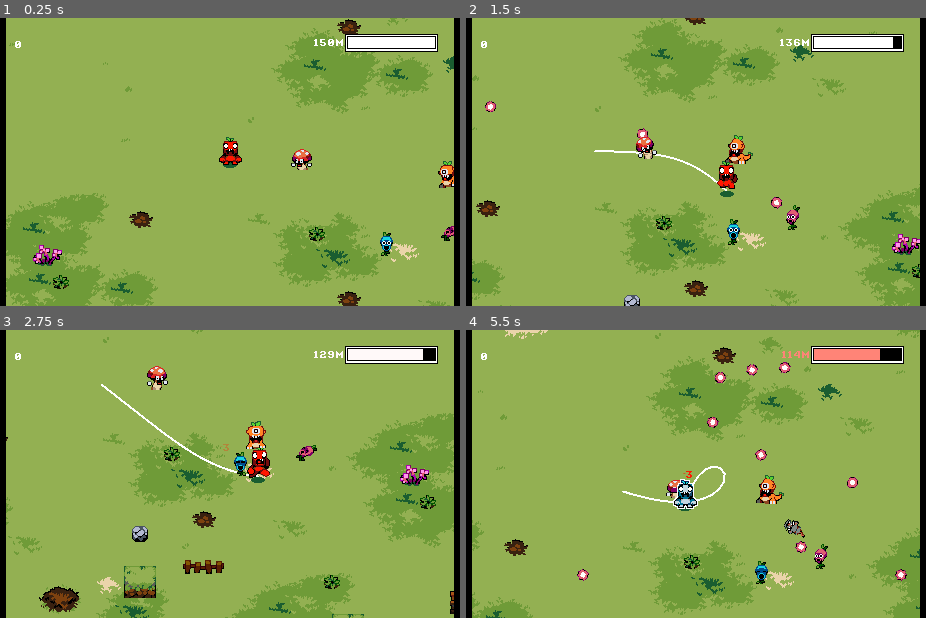
Above: before the commit, frames 1-4 (two rows, left to right).
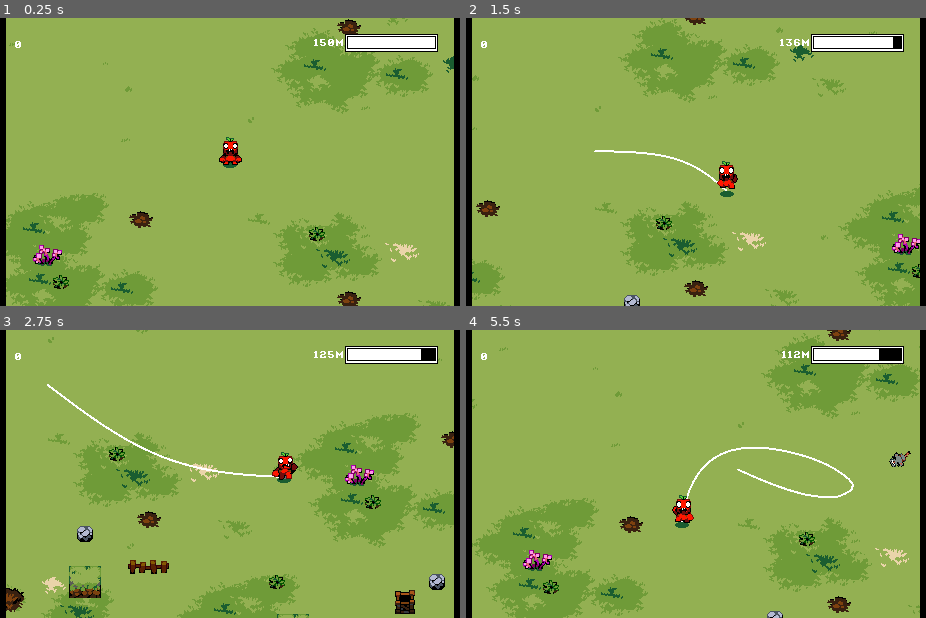
Above: after the commit, the same moments.

Repository: elementary-luke/GMTK2025
Game: Godot game, scene res://scenes/main.tscn
The game is run twice, just before and just after one commit, with the same random seed, the same clock (stepped at 60 frames per second) and the same inputs. This scene is started directly instead of the project's main scene.
Inputs:
- Up to frame 1 (0.25 s): no input
- Up to frame 2 (1.5 s): hold Right (right) 0.53-1.28 s; tap Space (main_action) at 0.6, 1.35 s; hold Down (down) from 1.28 s (still down)
- Up to frame 3 (2.75 s): release Down (down) at 2.03 s; hold Right (right) from 2.03 s (still down); tap Space (main_action) at 2.1 s
- Up to frame 4 (5.5 s): release Right (right) at 2.78 s; hold Up (up) 2.78-3.53 s; tap Space (main_action) every 0.75 s from 2.85 to 5.1 s; hold Left (left) 3.53-5.03 s; hold Down (down) from 5.03 s (still down)

The runs differ from the first frame. In frame 1, 0.7% of the frame differs, in the area x 63-99%, y 45-83%; in frame 2, 1.1%; in frame 3, 24%; in frame 4, 29%, in the area x 1-99%, y 0-100%.

Commit message:
different mice added

Diff:
--- a/scenes/enemies/scissor.tscn
+++ b/scenes/enemies/scissor.tscn
@@ -1,144 +1,11 @@
-[gd_scene load_steps=36 format=3 uid="uid://d1ruqbij17k4j"]
+[gd_scene load_steps=17 format=3 uid="uid://d1ruqbij17k4j"]
 
 [ext_resource type="Script" uid="uid://ccow0ccnycu0g" path="res://scripts/scissor.gd" id="1_j3cs6"]
-[ext_resource type="Texture2D" uid="uid://0q1t131w76bw" path="res://sprites/Enemies/MouseSnipper/mouse_snipper_spritesheet.png" id="2_j3cs6"]
-[ext_resource type="Texture2D" uid="uid://c8p3p38pxbeuf" path="res://sprites/Enemies/MouseSnipper/mouse_death.png" id="2_nwjt2"]
+[ext_resource type="SpriteFrames" uid="uid://b14uggvo1r3wl" path="res://spriteframe/default_scissor_sprite_frames.tres" id="2_3h4ne"]
 [ext_resource type="Texture2D" uid="uid://f1puc7k26vb0" path="res://sprites/Enemies/MouseSnipper/reload_bar.png" id="3_sx31p"]
 
 [sub_resource type="RectangleShape2D" id="RectangleShape2D_sugp2"]
 size = Vector2(8.33333, 20.6667)
-
-[sub_resource type="AtlasTexture" id="AtlasTexture_27fx8"]
-atlas = ExtResource("2_nwjt2")
-region = Rect2(0, 0, 32, 48)
-
-[sub_resource type="AtlasTexture" id="AtlasTexture_h4kg6"]
-atlas = ExtResource("2_nwjt2")
-region = Rect2(32, 0, 32, 48)
-
-[sub_resource type="AtlasTexture" id="AtlasTexture_b0ycr"]
-atlas = ExtResource("2_nwjt2")
-region = Rect2(64, 0, 32, 48)
-
-[sub_resource type="AtlasTexture" id="AtlasTexture_hbxjd"]
-atlas = ExtResource("2_nwjt2")
-region = Rect2(96, 0, 32, 48)
-
-[sub_resource type="AtlasTexture" id="AtlasTexture_1b7mr"]
-atlas = ExtResource("2_nwjt2")
-region = Rect2(128, 0, 32, 48)
-
-[sub_resource type="AtlasTexture" id="AtlasTexture_2nh3y"]
-atlas = ExtResource("2_nwjt2")
-region = Rect2(160, 0, 32, 48)
-
-[sub_resource type="AtlasTexture" id="AtlasTexture_fl5g8"]
-atlas = ExtResource("2_nwjt2")
-region = Rect2(192, 0, 32, 48)
-
-[sub_resource type="AtlasTexture" id="AtlasTexture_srmm6"]
-atlas = ExtResource("2_nwjt2")
-region = Rect2(224, 0, 32, 48)
-
-[sub_resource type="AtlasTexture" id="AtlasTexture_31bpc"]
-atlas = ExtResource("2_nwjt2")
-region = Rect2(256, 0, 32, 48)
-
-[sub_resource type="AtlasTexture" id="AtlasTexture_sx31p"]
-atlas = ExtResource("2_j3cs6")
-region = Rect2(0, 0, 32, 32)
-
-[sub_resource type="AtlasTexture" id="AtlasTexture_x0jpi"]
-atlas = ExtResource("2_j3cs6")
-region = Rect2(32, 0, 32, 32)
-
-[sub_resource type="AtlasTexture" id="AtlasTexture_eukon"]
-atlas = ExtResource("2_j3cs6")
-region = Rect2(64, 0, 32, 32)
-
-[sub_resource type="AtlasTexture" id="AtlasTexture_rojms"]
-atlas = ExtResource("2_j3cs6")
-region = Rect2(96, 0, 32, 32)
-
-[sub_resource type="AtlasTexture" id="AtlasTexture_dk81t"]
-atlas = ExtResource("2_j3cs6")
-region = Rect2(128, 0, 32, 32)
-
-[sub_resource type="AtlasTexture" id="AtlasTexture_gc7k3"]
-atlas = ExtResource("2_j3cs6")
-region = Rect2(160, 0, 32, 32)
-
-[sub_resource type="AtlasTexture" id="AtlasTexture_30sjv"]
-atlas = ExtResource("2_j3cs6")
-region = Rect2(192, 0, 32, 32)
-
-[sub_resource type="AtlasTexture" id="AtlasTexture_tr4gj"]
-atlas = ExtResource("2_j3cs6")
-region = Rect2(224, 0, 32, 32)
-
-[sub_resource type="SpriteFrames" id="SpriteFrames_sydhx"]
-animations = [{
-"frames": [{
-"duration": 1.0,
-"texture": SubResource("AtlasTexture_27fx8")
-}, {
-"duration": 1.0,
-"texture": SubResource("AtlasTexture_h4kg6")
-}, {
-"duration": 1.0,
-"texture": SubResource("AtlasTexture_b0ycr")
-}, {
-"duration": 1.0,
-"texture": SubResource("AtlasTexture_hbxjd")
-}, {
-"duration": 1.0,
-"texture": SubResource("AtlasTexture_1b7mr")
-}, {
-"duration": 1.0,
-"texture": SubResource("AtlasTexture_2nh3y")
-}, {
-"duration": 1.0,
-"texture": SubResource("AtlasTexture_fl5g8")
-}, {
-"duration": 1.0,
-"texture": SubResource("AtlasTexture_srmm6")
-}, {
-"duration": 1.0,
-"texture": SubResource("AtlasTexture_31bpc")
-}],
-"loop": false,
-"name": &"death",
-"speed": 10.0
-}, {
-"frames": [{
-"duration": 1.0,
-"texture": SubResource("AtlasTexture_sx31p")
-}, {
-"duration": 1.0,
-"texture": SubResource("AtlasTexture_x0jpi")
-}, {
-"duration": 1.0,
-"texture": SubResource("AtlasTexture_eukon")
-}, {
-"duration": 1.0,
-"texture": SubResource("AtlasTexture_rojms")
-}, {
-"duration": 1.0,
-"texture": SubResource("AtlasTexture_dk81t")
-}, {
-"duration": 1.0,
-"texture": SubResource("AtlasTexture_gc7k3")
-}, {
-"duration": 1.0,
-"texture": SubResource("AtlasTexture_30sjv")
-}, {
-"duration": 1.0,
-"texture": SubResource("AtlasTexture_tr4gj")
-}],
-"loop": true,
-"name": &"default",
-"speed": 10.0
-}]
 
 [sub_resource type="AtlasTexture" id="AtlasTexture_sydhx"]
 atlas = ExtResource("3_sx31p")
@@ -247,8 +114,7 @@
 
 [node name="Sprite2D" type="AnimatedSprite2D" parent="."]
 position = Vector2(-7.86806e-07, -9)
-sprite_frames = SubResource("SpriteFrames_sydhx")
-autoplay = "default"
+sprite_frames = ExtResource("2_3h4ne")
 
 [node name="ProgressBar" type="AnimatedSprite2D" parent="."]
 position = Vector2(8, 6)
--- a/scenes/gain_label.tscn
+++ b/scenes/gain_label.tscn
@@ -26,6 +26,20 @@
 "handle_modes": PackedInt32Array(0, 0, 0),
 "points": PackedFloat32Array(1, -0.25, 0, 0.25, 0, 1, -0.25, 0, 0.25, 0, 0, -0.25, 0, 0.25, 0),
 "times": PackedFloat32Array(0, 0.5, 0.75)
+}
+tracks/2/type = "method"
+tracks/2/imported = false
+tracks/2/enabled = true
+tracks/2/path = NodePath(".")
+tracks/2/interp = 1
+tracks/2/loop_wrap = true
+tracks/2/keys = {
+"times": PackedFloat32Array(0.7659),
+"transitions": PackedFloat32Array(1),
+"values": [{
+"args": [],
+"method": &"queue_free"
+}]
 }
 
 [sub_resource type="Animation" id="Animation_k0ctd"]
--- a/scenes/hit_label.tscn
+++ b/scenes/hit_label.tscn
@@ -24,6 +24,20 @@
 tracks/1/interp = 1
 tracks/1/loop_wrap = true
 tracks/1/keys = {
+"times": PackedFloat32Array(0.75),
+"transitions": PackedFloat32Array(1),
+"values": [{
+"args": [],
+"method": &"queue_free"
+}]
+}
+tracks/2/type = "method"
+tracks/2/imported = false
+tracks/2/enabled = true
+tracks/2/path = NodePath(".")
+tracks/2/interp = 1
+tracks/2/loop_wrap = true
+tracks/2/keys = {
 "times": PackedFloat32Array(0.75),
 "transitions": PackedFloat32Array(1),
 "values": [{
--- a/scenes/main.tscn
+++ b/scenes/main.tscn
@@ -18,11 +18,7 @@
 [ext_resource type="Texture2D" uid="uid://de80c1b2be8o" path="res://sprites/Player/player_shadow.png" id="8_85g3d"]
 [ext_resource type="AudioStream" uid="uid://dsjyasruj72uu" path="res://sounds/sfx/ice effects/Ice Attack 08.wav" id="16_0ld40"]
 [ext_resource type="AudioStream" uid="uid://dq717q6ttgf2i" path="res://sounds/sfx/grass_walking.wav" id="16_jbj1t"]
-[ext_resource type="PackedScene" uid="uid://dodsjfh46pl6o" path="res://scenes/enemies/blaster.tscn" id="20_gqmmt"]
 [ext_resource type="PackedScene" uid="uid://cptu87em8m5eb" path="res://scenes/score_gain_label.tscn" id="20_yc10j"]
-[ext_resource type="PackedScene" uid="uid://dn3q2af72x1yf" path="res://scenes/enemies/spinshooter.tscn" id="21_yc10j"]
-[ext_resource type="PackedScene" uid="uid://c1ae22bap0hcf" path="res://scenes/enemies/carrot_blaster.tscn" id="22_pm3ni"]
-[ext_resource type="PackedScene" uid="uid://buru8t84t8jlx" path="res://scenes/enemies/peashooter.tscn" id="23_y6deb"]
 
 [sub_resource type="AtlasTexture" id="AtlasTexture_mlv25"]
 atlas = ExtResource("7_gqmmt")
@@ -690,23 +686,11 @@
 end_cap_mode = 2
 
 [node name="ScissorTimer" type="Timer" parent="."]
-wait_time = 3.0
+wait_time = 4.0
 autostart = true
-
-[node name="Blaster" parent="." instance=ExtResource("20_gqmmt")]
-position = Vector2(73, 7)
 
 [node name="ScoreGainLabel" parent="." instance=ExtResource("20_yc10j")]
 position = Vector2(42, 50)
-
-[node name="SpinShooter" parent="." instance=ExtResource("21_yc10j")]
-position = Vector2(157, 92)
-
-[node name="CarrotBlastor" parent="." instance=ExtResource("22_pm3ni")]
-position = Vector2(233, 25)
-
-[node name="PeaShooter" parent="." instance=ExtResource("23_y6deb")]
-position = Vector2(222, 76)
 
 [connection signal="animation_finished" from="Player/AnimatedSprite2D" to="." method="_on_animated_sprite_2d_animation_finished"]
 [connection signal="timeout" from="Player/ShakeTimer" to="Player" method="_on_shake_timer_timeout"]
--- a/scripts/scissor.gd
+++ b/scripts/scissor.gd
@@ -13,6 +13,16 @@
 var dead = false
 
 func _ready():
+	var type = randi_range(0, 2)
+	if type == 0:
+		$Sprite2D.sprite_frames = preload("res://spriteframe/default_scissor_sprite_frames.tres")
+	if type == 1:
+		$Sprite2D.sprite_frames = preload("res://spriteframe/blue_scissor_sprite_frames.tres")
+	elif type == 2:
+		$Sprite2D.sprite_frames = preload("res://spriteframe/brown_scissor_sprite_frames.tres")
+
+	$Sprite2D.play("default")
+
 	if randi_range(0, 1) == 0:
 		chew_dir = -1
 
@@ -47,7 +57,7 @@
 				if seg_index < segments.size():
 					look_at(segments[seg_index].pos)
 					var diff = segments[seg_index].pos - global_position
-					if diff.length() < 5.0 && segments[seg_index].scissor == null:
+					if diff.length() < 3.0 && segments[seg_index].scissor == null:
 						attached = true
 						segments[seg_index].scissor = self
 					else:
--- /dev/null
+++ b/spriteframe/blue_scissor_sprite_frames.tres
@@ -0,0 +1,136 @@
+[gd_resource type="SpriteFrames" load_steps=20 format=3 uid="uid://cm46kt4m56t1n"]
+
+[ext_resource type="Texture2D" uid="uid://bwhualjhw11s4" path="res://sprites/Enemies/MouseSnipper/blue_death.png" id="1_w81rd"]
+[ext_resource type="Texture2D" uid="uid://stklc5i8hywn" path="res://sprites/Enemies/MouseSnipper/blue_mouse_snipper_spritesheet.png" id="2_on7u1"]
+
+[sub_resource type="AtlasTexture" id="AtlasTexture_b0ycr"]
+atlas = ExtResource("1_w81rd")
+region = Rect2(0, 0, 32, 48)
+
+[sub_resource type="AtlasTexture" id="AtlasTexture_hbxjd"]
+atlas = ExtResource("1_w81rd")
+region = Rect2(32, 0, 32, 48)
+
+[sub_resource type="AtlasTexture" id="AtlasTexture_1b7mr"]
+atlas = ExtResource("1_w81rd")
+region = Rect2(64, 0, 32, 48)
+
+[sub_resource type="AtlasTexture" id="AtlasTexture_2nh3y"]
+atlas = ExtResource("1_w81rd")
+region = Rect2(96, 0, 32, 48)
+
+[sub_resource type="AtlasTexture" id="AtlasTexture_fl5g8"]
+atlas = ExtResource("1_w81rd")
+region = Rect2(128, 0, 32, 48)
+
+[sub_resource type="AtlasTexture" id="AtlasTexture_srmm6"]
+atlas = ExtResource("1_w81rd")
+region = Rect2(160, 0, 32, 48)
+
+[sub_resource type="AtlasTexture" id="AtlasTexture_y4pvk"]
+atlas = ExtResource("1_w81rd")
+region = Rect2(192, 0, 32, 48)
+
+[sub_resource type="AtlasTexture" id="AtlasTexture_vcmlv"]
+atlas = ExtResource("1_w81rd")
+region = Rect2(224, 0, 32, 48)
+
+[sub_resource type="AtlasTexture" id="AtlasTexture_8u285"]
+atlas = ExtResource("1_w81rd")
+region = Rect2(256, 0, 32, 48)
+
+[sub_resource type="AtlasTexture" id="AtlasTexture_sqimc"]
+atlas = ExtResource("2_on7u1")
+region = Rect2(0, 0, 32, 32)
+
+[sub_resource type="AtlasTexture" id="AtlasTexture_ej34x"]
+atlas = ExtResource("2_on7u1")
+region = Rect2(32, 0, 32, 32)
+
+[sub_resource type="AtlasTexture" id="AtlasTexture_nqjoe"]
+atlas = ExtResource("2_on7u1")
+region = Rect2(64, 0, 32, 32)
+
+[sub_resource type="AtlasTexture" id="AtlasTexture_duo0g"]
+atlas = ExtResource("2_on7u1")
+region = Rect2(96, 0, 32, 32)
+
+[sub_resource type="AtlasTexture" id="AtlasTexture_8p8gm"]
+atlas = ExtResource("2_on7u1")
+region = Rect2(128, 0, 32, 32)
+
+[sub_resource type="AtlasTexture" id="AtlasTexture_fkcsc"]
+atlas = ExtResource("2_on7u1")
+region = Rect2(160, 0, 32, 32)
+
+[sub_resource type="AtlasTexture" id="AtlasTexture_8mhvn"]
+atlas = ExtResource("2_on7u1")
+region = Rect2(192, 0, 32, 32)
+
+[sub_resource type="AtlasTexture" id="AtlasTexture_pot3s"]
+atlas = ExtResource("2_on7u1")
+region = Rect2(224, 0, 32, 32)
+
+[resource]
+animations = [{
+"frames": [{
+"duration": 1.0,
+"texture": SubResource("AtlasTexture_b0ycr")
+}, {
+"duration": 1.0,
+"texture": SubResource("AtlasTexture_hbxjd")
+}, {
+"duration": 1.0,
+"texture": SubResource("AtlasTexture_1b7mr")
+}, {
+"duration": 1.0,
+"texture": SubResource("AtlasTexture_2nh3y")
+}, {
+"duration": 1.0,
+"texture": SubResource("AtlasTexture_fl5g8")
+}, {
+"duration": 1.0,
+"texture": SubResource("AtlasTexture_srmm6")
+}, {
+"duration": 1.0,
+"texture": SubResource("AtlasTexture_y4pvk")
+}, {
+"duration": 1.0,
+"texture": SubResource("AtlasTexture_vcmlv")
+}, {
+"duration": 1.0,
+"texture": SubResource("AtlasTexture_8u285")
+}],
+"loop": false,
+"name": &"death",
+"speed": 10.0
+}, {
+"frames": [{
+"duration": 1.0,
+"texture": SubResource("AtlasTexture_sqimc")
+}, {
+"duration": 1.0,
+"texture": SubResource("AtlasTexture_ej34x")
+}, {
+"duration": 1.0,
+"texture": SubResource("AtlasTexture_nqjoe")
+}, {
+"duration": 1.0,
+"texture": SubResource("AtlasTexture_duo0g")
+}, {
+"duration": 1.0,
+"texture": SubResource("AtlasTexture_8p8gm")
+}, {
+"duration": 1.0,
+"texture": SubResource("AtlasTexture_fkcsc")
+}, {
+"duration": 1.0,
+"texture": SubResource("AtlasTexture_8mhvn")
+}, {
+"duration": 1.0,
+"texture": SubResource("AtlasTexture_pot3s")
+}],
+"loop": true,
+"name": &"default",
+"speed": 10.0
+}]
--- /dev/null
+++ b/spriteframe/brown_scissor_sprite_frames.tres
@@ -0,0 +1,136 @@
+[gd_resource type="SpriteFrames" load_steps=20 format=3 uid="uid://dgylwcc8jhyee"]
+
+[ext_resource type="Texture2D" uid="uid://okxie33fm3wf" path="res://sprites/Enemies/MouseSnipper/brown_death.png" id="1_sr33a"]
+[ext_resource type="Texture2D" uid="uid://bem5iwdugxd0n" path="res://sprites/Enemies/MouseSnipper/brown_mouse_snipper_spritesheet.png" id="2_1hpn5"]
+
+[sub_resource type="AtlasTexture" id="AtlasTexture_h4kg6"]
+atlas = ExtResource("1_sr33a")
+region = Rect2(0, 0, 32, 48)
+
+[sub_resource type="AtlasTexture" id="AtlasTexture_b0ycr"]
+atlas = ExtResource("1_sr33a")
+region = Rect2(32, 0, 32, 48)
+
+[sub_resource type="AtlasTexture" id="AtlasTexture_hbxjd"]
+atlas = ExtResource("1_sr33a")
+region = Rect2(64, 0, 32, 48)
+
+[sub_resource type="AtlasTexture" id="AtlasTexture_1b7mr"]
+atlas = ExtResource("1_sr33a")
+region = Rect2(96, 0, 32, 48)
+
+[sub_resource type="AtlasTexture" id="AtlasTexture_2nh3y"]
+atlas = ExtResource("1_sr33a")
+region = Rect2(128, 0, 32, 48)
+
+[sub_resource type="AtlasTexture" id="AtlasTexture_fl5g8"]
+atlas = ExtResource("1_sr33a")
+region = Rect2(160, 0, 32, 48)
+
+[sub_resource type="AtlasTexture" id="AtlasTexture_srmm6"]
+atlas = ExtResource("1_sr33a")
+region = Rect2(192, 0, 32, 48)
+
+[sub_resource type="AtlasTexture" id="AtlasTexture_31bpc"]
+atlas = ExtResource("1_sr33a")
+region = Rect2(224, 0, 32, 48)
+
+[sub_resource type="AtlasTexture" id="AtlasTexture_y4pvk"]
+atlas = ExtResource("1_sr33a")
+region = Rect2(256, 0, 32, 48)
+
+[sub_resource type="AtlasTexture" id="AtlasTexture_vcmlv"]
+atlas = ExtResource("2_1hpn5")
+region = Rect2(0, 0, 32, 32)
+
+[sub_resource type="AtlasTexture" id="AtlasTexture_8u285"]
+atlas = ExtResource("2_1hpn5")
+region = Rect2(32, 0, 32, 32)
+
+[sub_resource type="AtlasTexture" id="AtlasTexture_sqimc"]
+atlas = ExtResource("2_1hpn5")
+region = Rect2(64, 0, 32, 32)
+
+[sub_resource type="AtlasTexture" id="AtlasTexture_ej34x"]
+atlas = ExtResource("2_1hpn5")
+region = Rect2(128, 0, 32, 32)
+
+[sub_resource type="AtlasTexture" id="AtlasTexture_nqjoe"]
+atlas = ExtResource("2_1hpn5")
+region = Rect2(160, 0, 32, 32)
+
+[sub_resource type="AtlasTexture" id="AtlasTexture_duo0g"]
+atlas = ExtResource("2_1hpn5")
+region = Rect2(192, 0, 32, 32)
+
+[sub_resource type="AtlasTexture" id="AtlasTexture_8p8gm"]
+atlas = ExtResource("2_1hpn5")
+region = Rect2(224, 0, 32, 32)
+
+[sub_resource type="AtlasTexture" id="AtlasTexture_fkcsc"]
+atlas = ExtResource("2_1hpn5")
+region = Rect2(96, 0, 32, 32)
+
+[resource]
+animations = [{
+"frames": [{
+"duration": 1.0,
+"texture": SubResource("AtlasTexture_h4kg6")
+}, {
+"duration": 1.0,
+"texture": SubResource("AtlasTexture_b0ycr")
+}, {
+"duration": 1.0,
+"texture": SubResource("AtlasTexture_hbxjd")
+}, {
+"duration": 1.0,
+"texture": SubResource("AtlasTexture_1b7mr")
+}, {
+"duration": 1.0,
+"texture": SubResource("AtlasTexture_2nh3y")
+}, {
+"duration": 1.0,
+"texture": SubResource("AtlasTexture_fl5g8")
+}, {
+"duration": 1.0,
+"texture": SubResource("AtlasTexture_srmm6")
+}, {
+"duration": 1.0,
+"texture": SubResource("AtlasTexture_31bpc")
+}, {
+"duration": 1.0,
+"texture": SubResource("AtlasTexture_y4pvk")
+}],
+"loop": false,
+"name": &"death",
+"speed": 10.0
+}, {
+"frames": [{
+"duration": 1.0,
+"texture": SubResource("AtlasTexture_vcmlv")
+}, {
+"duration": 1.0,
+"texture": SubResource("AtlasTexture_8u285")
+}, {
+"duration": 1.0,
+"texture": SubResource("AtlasTexture_sqimc")
+}, {
+"duration": 1.0,
+"texture": SubResource("AtlasTexture_ej34x")
+}, {
+"duration": 1.0,
+"texture": SubResource("AtlasTexture_nqjoe")
+}, {
+"duration": 1.0,
+"texture": SubResource("AtlasTexture_duo0g")
+}, {
+"duration": 1.0,
+"texture": SubResource("AtlasTexture_8p8gm")
+}, {
+"duration": 1.0,
+"texture": SubResource("AtlasTexture_fkcsc")
+}],
+"loop": true,
+"name": &"default",
+"speed": 10.0
+}]
--- /dev/null
+++ b/spriteframe/default_scissor_sprite_frames.tres
@@ -0,0 +1,136 @@
+[gd_resource type="SpriteFrames" load_steps=20 format=3 uid="uid://b14uggvo1r3wl"]
+
+[ext_resource type="Texture2D" uid="uid://c8p3p38pxbeuf" path="res://sprites/Enemies/MouseSnipper/mouse_death.png" id="1_plpck"]
+[ext_resource type="Texture2D" uid="uid://0q1t131w76bw" path="res://sprites/Enemies/MouseSnipper/mouse_snipper_spritesheet.png" id="2_fjag8"]
+
+[sub_resource type="AtlasTexture" id="AtlasTexture_27fx8"]
+atlas = ExtResource("1_plpck")
+region = Rect2(0, 0, 32, 48)
+
+[sub_resource type="AtlasTexture" id="AtlasTexture_h4kg6"]
+atlas = ExtResource("1_plpck")
+region = Rect2(32, 0, 32, 48)
+
+[sub_resource type="AtlasTexture" id="AtlasTexture_b0ycr"]
+atlas = ExtResource("1_plpck")
+region = Rect2(64, 0, 32, 48)
+
+[sub_resource type="AtlasTexture" id="AtlasTexture_hbxjd"]
+atlas = ExtResource("1_plpck")
+region = Rect2(96, 0, 32, 48)
+
+[sub_resource type="AtlasTexture" id="AtlasTexture_1b7mr"]
+atlas = ExtResource("1_plpck")
+region = Rect2(128, 0, 32, 48)
+
+[sub_resource type="AtlasTexture" id="AtlasTexture_2nh3y"]
+atlas = ExtResource("1_plpck")
+region = Rect2(160, 0, 32, 48)
+
+[sub_resource type="AtlasTexture" id="AtlasTexture_fl5g8"]
+atlas = ExtResource("1_plpck")
+region = Rect2(192, 0, 32, 48)
+
+[sub_resource type="AtlasTexture" id="AtlasTexture_srmm6"]
+atlas = ExtResource("1_plpck")
+region = Rect2(224, 0, 32, 48)
+
+[sub_resource type="AtlasTexture" id="AtlasTexture_31bpc"]
+atlas = ExtResource("1_plpck")
+region = Rect2(256, 0, 32, 48)
+
+[sub_resource type="AtlasTexture" id="AtlasTexture_sx31p"]
+atlas = ExtResource("2_fjag8")
+region = Rect2(0, 0, 32, 32)
+
+[sub_resource type="AtlasTexture" id="AtlasTexture_x0jpi"]
+atlas = ExtResource("2_fjag8")
+region = Rect2(32, 0, 32, 32)
+
+[sub_resource type="AtlasTexture" id="AtlasTexture_eukon"]
+atlas = ExtResource("2_fjag8")
+region = Rect2(64, 0, 32, 32)
+
+[sub_resource type="AtlasTexture" id="AtlasTexture_rojms"]
+atlas = ExtResource("2_fjag8")
+region = Rect2(96, 0, 32, 32)
+
+[sub_resource type="AtlasTexture" id="AtlasTexture_dk81t"]
+atlas = ExtResource("2_fjag8")
+region = Rect2(128, 0, 32, 32)
+
+[sub_resource type="AtlasTexture" id="AtlasTexture_gc7k3"]
+atlas = ExtResource("2_fjag8")
+region = Rect2(160, 0, 32, 32)
+
+[sub_resource type="AtlasTexture" id="AtlasTexture_30sjv"]
+atlas = ExtResource("2_fjag8")
+region = Rect2(192, 0, 32, 32)
+
+[sub_resource type="AtlasTexture" id="AtlasTexture_tr4gj"]
+atlas = ExtResource("2_fjag8")
+region = Rect2(224, 0, 32, 32)
+
+[resource]
+animations = [{
+"frames": [{
+"duration": 1.0,
+"texture": SubResource("AtlasTexture_27fx8")
+}, {
+"duration": 1.0,
+"texture": SubResource("AtlasTexture_h4kg6")
+}, {
+"duration": 1.0,
+"texture": SubResource("AtlasTexture_b0ycr")
+}, {
+"duration": 1.0,
+"texture": SubResource("AtlasTexture_hbxjd")
+}, {
+"duration": 1.0,
+"texture": SubResource("AtlasTexture_1b7mr")
+}, {
+"duration": 1.0,
+"texture": SubResource("AtlasTexture_2nh3y")
+}, {
+"duration": 1.0,
+"texture": SubResource("AtlasTexture_fl5g8")
+}, {
+"duration": 1.0,
+"texture": SubResource("AtlasTexture_srmm6")
+}, {
+"duration": 1.0,
+"texture": SubResource("AtlasTexture_31bpc")
+}],
+"loop": false,
+"name": &"death",
+"speed": 10.0
+}, {
+"frames": [{
+"duration": 1.0,
+"texture": SubResource("AtlasTexture_sx31p")
+}, {
+"duration": 1.0,
+"texture": SubResource("AtlasTexture_x0jpi")
+}, {
+"duration": 1.0,
+"texture": SubResource("AtlasTexture_eukon")
+}, {
+"duration": 1.0,
+"texture": SubResource("AtlasTexture_rojms")
+}, {
+"duration": 1.0,
+"texture": SubResource("AtlasTexture_dk81t")
+}, {
+"duration": 1.0,
+"texture": SubResource("AtlasTexture_gc7k3")
+}, {
+"duration": 1.0,
+"texture": SubResource("AtlasTexture_30sjv")
+}, {
+"duration": 1.0,
+"texture": SubResource("AtlasTexture_tr4gj")
+}],
+"loop": true,
+"name": &"default",
+"speed": 10.0
+}]
Not shown: 1 places in scenes/main.tscn that only renumber resources
Binary file added: sprites/Enemies/MouseSnipper/blue_death.png
Not shown, added: sprites/Enemies/MouseSnipper/blue_death.png.import
Binary file added: sprites/Enemies/MouseSnipper/brown_death.png
Not shown, added: sprites/Enemies/MouseSnipper/brown_death.png.import
